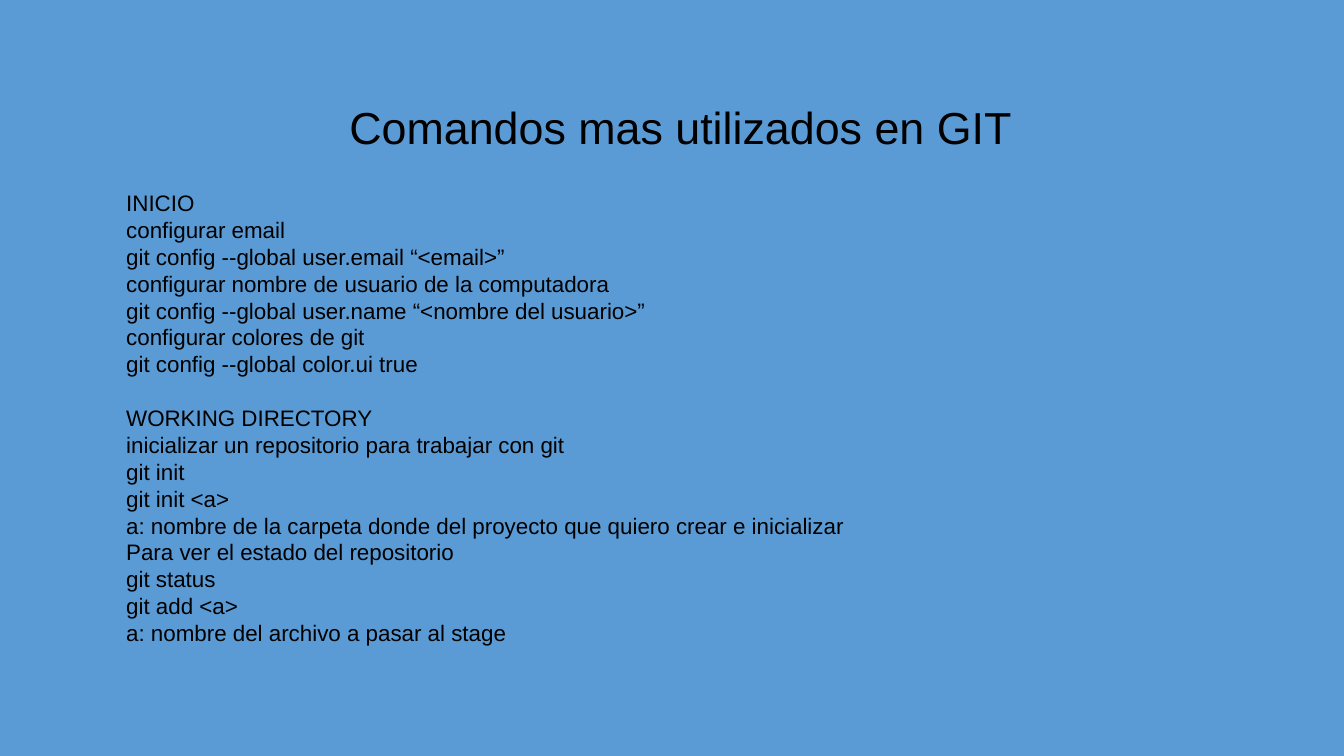
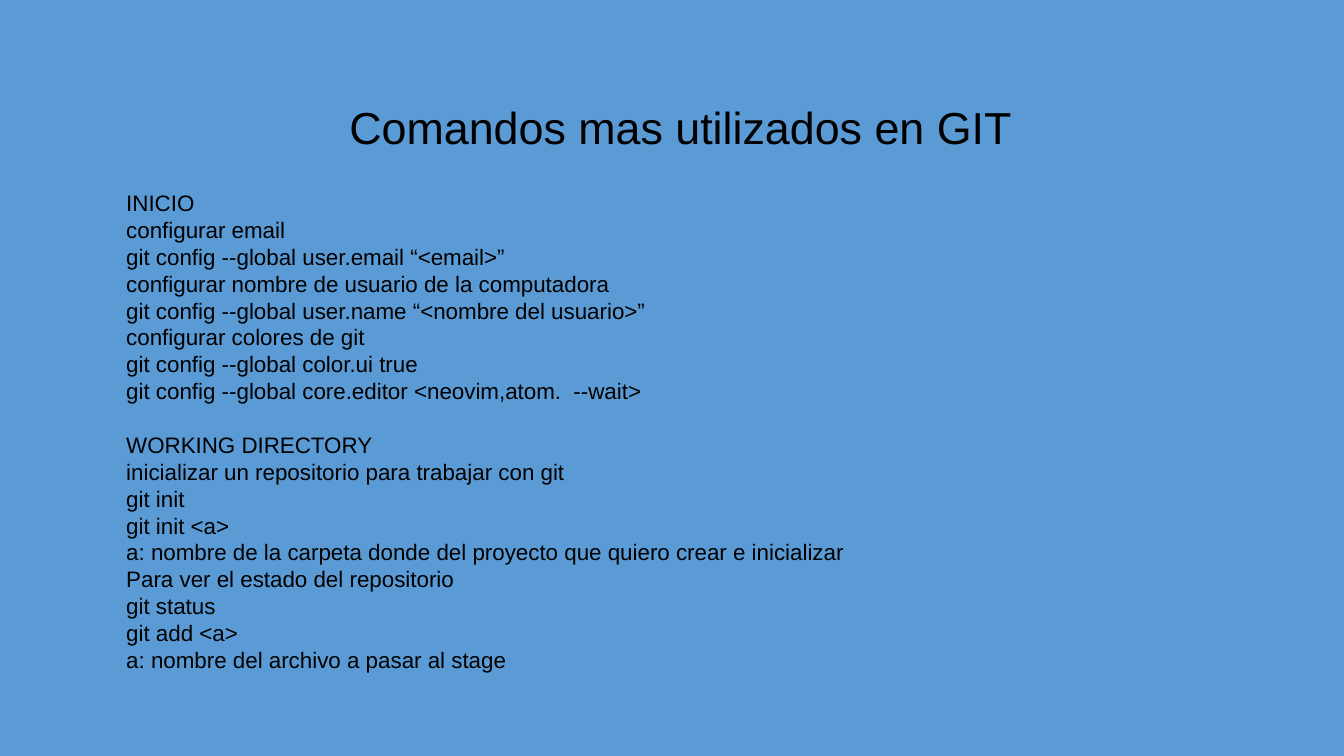
Before and after one commit to camaviga11/cursoGITv2, a slide deck: slide 1 of presentasionComandos.pptx. Drawn at 1344x756 pixels with LibreOffice and Linux fonts; fonts in the diff are those of the drawing. Boxes give left, top, right and bottom in pixels: in the first picture for what was removed or moved away, otherwise in the second. Text is boxed around its words. In the diff, an @@ line names an element or a change of style, - is before the commit and + after.

```diff
--- a/presentasionComandos.pptx
+++ b/presentasionComandos.pptx
@@ text at (126, 382, 641, 404): paragraph added @@
+git config --global core.editor <neovim,atom. --wait>
```
Also in this commit, not shown: 1 other slide changed.
